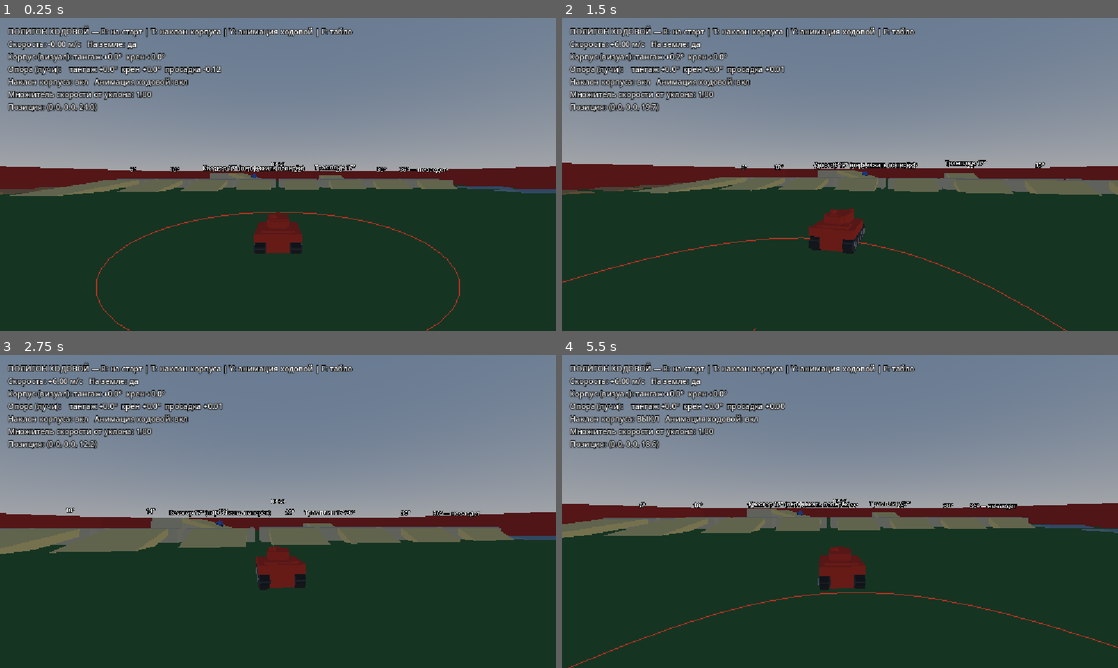
Above: before the commit, frames 1-4 (two rows, left to right).
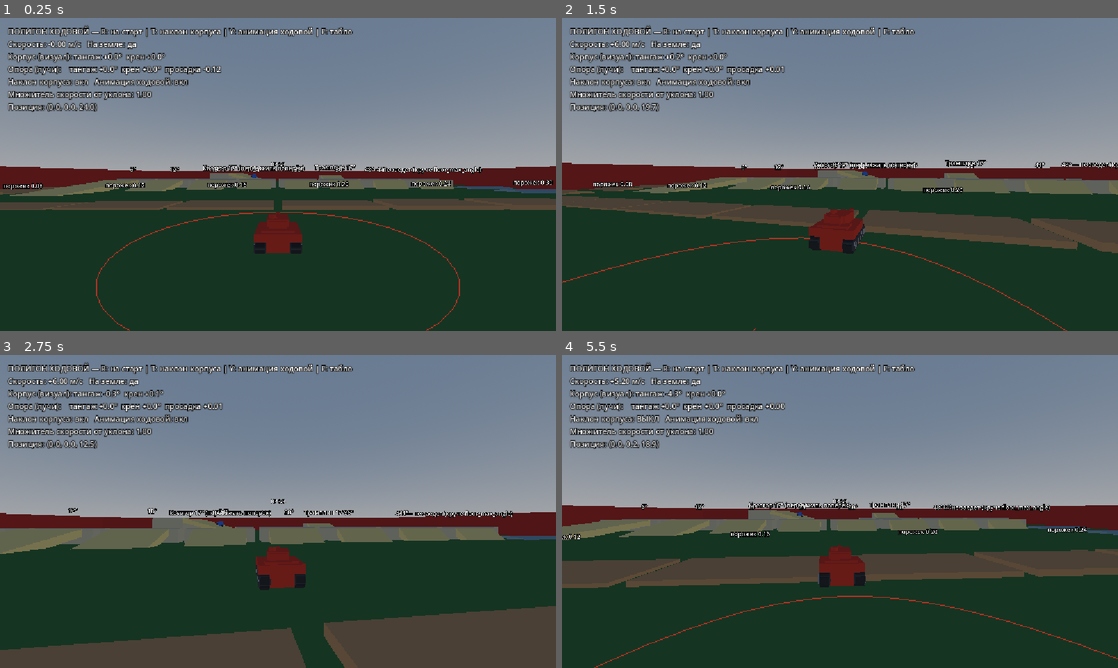
Above: after the commit, the same moments.

Repository: Imadakara/Tanks-Props
Game: Godot game, scene res://scenes/maps/TestGroundMap.tscn
Two runs of this game, one before a commit and one after it. Both use one fixed random seed, a clock stepped at 60 frames per second and the inputs below. This scene is started directly instead of the project's main scene.
Inputs (mouse positions are in pixels of both pictures, inside the frame that each line leads up to):
- Up to frame 1 (0.25 s): no input
- Up to frame 2 (1.5 s): tap Enter at 0.5 s; move the mouse to (867, 174) at 0.52 s; press the mouse at (867, 174) at 0.53 s; hold W (move_forward) from 0.53 s (still down); move the mouse to (812, 174) at 1.27 s; release the mouse at (812, 174) at 1.28 s; tap M (toggle_disguise) at 1.35 s
- Up to frame 3 (2.75 s): keep holding W (move_forward); move the mouse to (289, 505) at 2.02 s; tap 1 at 2.1 s
- Up to frame 4 (5.5 s): keep holding W (move_forward); move the mouse to (834, 517) at 2.77 s; tap one key every 0.75 s from 2.85 s: 2 3 R T; move the mouse to (878, 514) at 3.52 s; move the mouse to (795, 508) at 4.27 s; move the mouse to (845, 511) at 5.02 s

The runs differ from the first frame. In frame 1, 4.0% of the frame differs, in the area x 0-100%, y 47-62%; in frame 2, 6.7%; in frame 3, 13%, in the area x 0-100%, y 11-100%; in frame 4, 11%.

Commit message:
fix(tank): chamfer hull collider bottom edges, add lip lane to proving ground
A square box collider jams its front-bottom edge into any vertical face and
stops dead: the tank could not mount even a 0.04 lip (7% of hull height), so a
ramp whose foot sits slightly above the approach surface was impassable. The
same mechanism is what the "practical slope limit ~24-25 deg" folklore actually
measured.

Replace the hull BoxShape3D with a ConvexPolygonShape3D of the same
1.2 x 0.6 x 1.8 bounding size, with the bottom nose and tail edges chamfered
0.24 x 0.28 (~40 deg); the sides stay square, that is where the tracks are.
Bounding half-extents are unchanged, so disguise_controller.HULL_HALF_EXTENTS
and every AABB rule built on it still hold.

Measured on the proving ground, each run starting from rest hard against the
obstacle (the strictest case):

  lip    before: nothing, not even 0.04    after: up to 0.20 (0.24 fails)
  ramp   before: stalled at 36 deg         after: 44 deg (48 deg fails)

The ceiling is now floor_max_angle (45 deg), exactly as the engine promises.

The proving ground gains a lip lane (0.04..0.40) that measures this directly,
and its ramp lanes now span 6..48 deg to bracket the new limit.

Co-Authored-By: Claude Opus 5 <noreply@anthropic.com>

Diff:
--- a/scenes/maps/test_ground.gd
+++ b/scenes/maps/test_ground.gd
@@ -14,14 +14,19 @@
 ## В коде `Basis(Vector3.UP, yaw)` берёт столбцы правильно, а угол пандуса пишется градусами.
 ##
 ## Секции (старт — в +Z, движение по -Z):
-##  - «Пандусы» прямо по курсу: восемь подъёмов 6°…36° с площадкой и спуском. Последний нужен
-##    именно как ГРАНИЦА: замерено живьём на этом полигоне — 30° танк берёт, 36° упирается в
-##    полотно как в стену и встаёт намертво. 30° при этом берётся и с разгона, и стартуя с места
-##    вплотную к подошве, и на коротком пандусе, и на длинном (подъём 6.0 вместо 1.2). Это заметно
-##    круче «практического предела ~24-25°» из базы знаний §54, полученного на кухонной карте:
-##    значит, то число — свойство КОНКРЕТНОЙ геометрии стыка, а не угла как такового. Мораль для
-##    новой карты: если коробчатый танк не лезет на пандус, сперва смотреть на стык «пандус ↔
-##    нижняя поверхность» (порожек, зазор), а не списывать на уклон, и мерить предел заново здесь.
+##  - «Пандусы» прямо по курсу: восемь подъёмов 6°…48° с площадкой и спуском. Замерено живьём
+##    (старт с места вплотную к подошве — самый строгий вариант): всё до 44° включительно танк
+##    берёт, 48° не берёт вовсе, потому что это круче `floor_max_angle` (45°) и движок такую
+##    поверхность полом не считает. Так стало ПОСЛЕ того, как нижние рёбра коллайдера срезали
+##    фаской (см. секцию «Порожки» ниже): до фаски танк вставал уже на 36°, а старая заметка в
+##    базе знаний §54 давала «практический предел ~24-25°». То есть предел определялся не уклоном,
+##    а тем, что прямоугольная коробка утыкалась в полотно ребром.
+##  - «Порожки» поперёк курса, сразу за стартом: восемь ступенек 0.04…0.40 высотой. Это НЕ про
+##    наклон — это про то, что коробчатый танк не умеет step-up и упирается в любую вертикальную
+##    грань. Практический случай, ради которого секция и появилась: подошва пандуса лежит чуть
+##    выше поверхности, с которой на него заезжают, — и танк встаёт перед въездом. Замерено: до
+##    фаски коллайдера танк не брал ДАЖЕ порожек 0.04 (то есть 7% высоты корпуса); с фаской берёт
+##    до 0.20 включительно, на 0.24 встаёт. Величину задаёт сама фаска, см. `Tank.tscn`.
 ##  - «Стиральная доска» слева: шесть треугольных бугров подряд — быстрый знакопеременный тангаж.
 ##  - «Волны» справа: четыре очень пологих сегмента цилиндров — плавный тангаж без изломов.
 ##  - «Косогор» слева-впереди: широкое полотно, которое переезжают ПОПЕРЁК — чистый крен.
@@ -39,13 +44,20 @@
 const START_POSITION := Vector3(0.0, 0.3, 24.0)
 
 ## Пандусы курса: угол в градусах. run считается из угла, поэтому пологие пандусы автоматически
-## получаются длинными. 36° — заведомо непроходимый, стоит здесь как отметка границы.
-const RAMP_ANGLES_DEG := [6.0, 10.0, 14.0, 18.0, 22.0, 26.0, 30.0, 36.0]
+## получаются длинными. Последний (48°) — заведомо непроходимый: он круче `floor_max_angle` танка
+## (45°), то есть движок вообще не считает такую поверхность полом. 44° — последний берущийся.
+const RAMP_ANGLES_DEG := [6.0, 12.0, 18.0, 24.0, 30.0, 36.0, 44.0, 48.0]
 const RAMP_PLATFORM_HEIGHT := 1.2
 const RAMP_LANE_SPACING := 6.5
 ## Площадка каждого пандуса: ближний край z = 0, дальний z = -RAMP_PLATFORM_DEPTH.
 const RAMP_PLATFORM_DEPTH := 4.0
 const RAMP_WIDTH := 4.5
+
+## Порожки: высота каждой ступеньки. Меряют не уклон, а способность танка перевалить вертикальную
+## грань — тем, насколько срезаны нижние рёбра его коллайдера (фаска в `Tank.tscn`).
+const LIP_HEIGHTS := [0.04, 0.08, 0.12, 0.16, 0.20, 0.24, 0.30, 0.40]
+const LIP_LANE_Z := 17.0
+const LIP_DEPTH := 3.0
 
 const COLOR_GROUND := Color(0.24, 0.42, 0.24)
 const COLOR_RAMP := Color(0.82, 0.74, 0.5)
@@ -64,6 +76,7 @@
 func _ready() -> void:
 	_build_ground()
 	_build_ramp_lane()
+	_build_lip_lane()
 	_build_washboard()
 	_build_waves()
 	_build_side_slope()
@@ -183,9 +196,27 @@
 			COLOR_RAMP
 		)
 		var note: String = "%.0f°" % angle_deg
-		if angle_deg >= 36.0:
-			note += " — не заедет"
+		if angle_deg > 45.0:
+			note += " — не заедет (круче floor_max_angle)"
 		_add_label(note, Vector3(x, RAMP_PLATFORM_HEIGHT + 1.6, -RAMP_PLATFORM_DEPTH * 0.5))
+
+## Порожки — ступеньки разной высоты поперёк курса, по одной на полосу пандусов (стоят ПЕРЕД
+## подошвами всех въездов, так что не мешают им). Воспроизводят практическую проблему: подошва
+## пандуса чуть выше поверхности, с которой на неё заезжают → танк упирается в вертикальную грань
+## и встаёт. Максимальная берущаяся высота задаётся фаской нижних рёбер коллайдера (`Tank.tscn`).
+func _build_lip_lane() -> void:
+	var lane_count: int = LIP_HEIGHTS.size()
+	var first_x: float = -RAMP_LANE_SPACING * float(lane_count - 1) * 0.5
+	for i in lane_count:
+		var height: float = LIP_HEIGHTS[i]
+		var x: float = first_x + RAMP_LANE_SPACING * float(i)
+		_add_box(
+			"Lip%d" % i,
+			Vector3(RAMP_WIDTH + 1.5, height, LIP_DEPTH),
+			Vector3(x, height * 0.5, LIP_LANE_Z),
+			COLOR_BUMP
+		)
+		_add_label("порожек %.2f" % height, Vector3(x, height + 1.2, LIP_LANE_Z))
 
 ## «Стиральная доска»: треугольные бугры из двух встречных полотен — вершины сходятся в одной
 ## точке, получается ребро поперёк курса. Знакопеременный тангаж на каждом бугре.
--- a/scenes/tank/Tank.tscn
+++ b/scenes/tank/Tank.tscn
@@ -16,8 +16,8 @@
 [ext_resource type="Script" path="res://scenes/tank/modification_controller.gd" id="13_modc"]
 [ext_resource type="Script" path="res://scenes/tank/hull_rig.gd" id="14_hull"]
 
-[sub_resource type="BoxShape3D" id="BoxShape3D_bfi3s"]
-size = Vector3(1.2, 0.6, 1.8)
+[sub_resource type="ConvexPolygonShape3D" id="ConvexPolygonShape3D_bfi3s"]
+points = PackedVector3Array(-0.6, 0.3, -0.9, 0.6, 0.3, -0.9, -0.6, 0.3, 0.9, 0.6, 0.3, 0.9, -0.6, -0.06, -0.9, 0.6, -0.06, -0.9, -0.6, -0.06, 0.9, 0.6, -0.06, 0.9, -0.6, -0.3, -0.62, 0.6, -0.3, -0.62, -0.6, -0.3, 0.62, 0.6, -0.3, 0.62)
 
 [sub_resource type="BoxMesh" id="BoxMesh_mu8yi"]
 size = Vector3(0.62, 0.26, 0.8)
@@ -58,7 +58,7 @@
 
 [node name="CollisionShape3D" type="CollisionShape3D" parent="." unique_id=18573484]
 transform = Transform3D(1, 0, 0, 0, 1, 0, 0, 0, 1, 0, 0.3, 0)
-shape = SubResource("BoxShape3D_bfi3s")
+shape = SubResource("ConvexPolygonShape3D_bfi3s")
 
 [node name="Hull" type="Node3D" parent="." unique_id=1451200001]
 script = ExtResource("14_hull")
--- a/scenes/tank/disguise_controller.gd
+++ b/scenes/tank/disguise_controller.gd
@@ -54,8 +54,11 @@
 
 const TankStateMachineScript := preload("res://scenes/tank/tank_state_machine.gd")
 
-## Полугабариты коллайдера корпуса — из Tank.tscn (BoxShape3D корпуса Vector3(1.2, 0.6, 1.8)).
-## Центр коллайдера смещён на +0.3 по Y относительно начала танка (см. Tank.tscn/CollisionShape3D).
+## Полугабариты коллайдера корпуса — из Tank.tscn. Сам коллайдер там ConvexPolygonShape3D (коробка
+## 1.2 × 0.6 × 1.8 со срезанными фаской нижними рёбрами носа и кормы, см. Tank_Prop_Hunt_Tank_Chassis.md
+## §4.1); здесь нужны именно ГАБАРИТНЫЕ полуразмеры, а фаска на них не влияет — правила сброса
+## маскировки считаются по AABB, а не по точной форме. Центр коллайдера смещён на +0.3 по Y
+## относительно начала танка (см. Tank.tscn/CollisionShape3D).
 const HULL_HALF_EXTENTS := Vector3(0.6, 0.3, 0.9)
 const HULL_CENTER_OFFSET := Vector3(0.0, 0.3, 0.0)
 
Not shown, changed: CLAUDE.md
